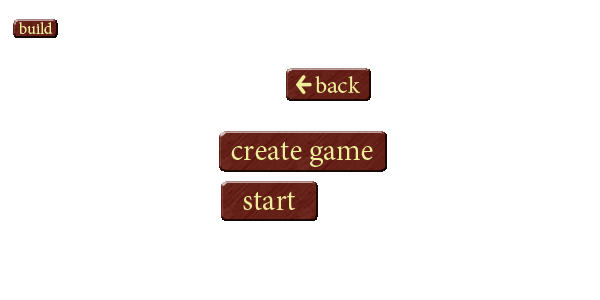
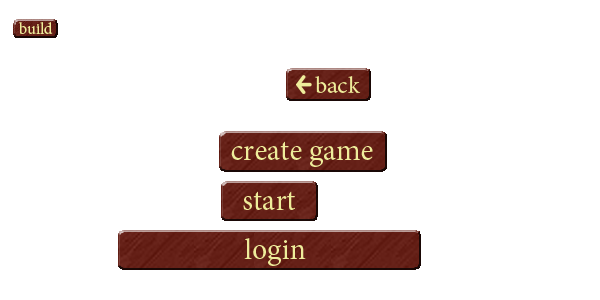
Layers edited between the first and the second 600 x 300 image:
added layer "login copy" above "login" over [118,230,421,270]
added layer "login" above "Layer 13" over [244,238,306,266]
added layer "Layer 13" above "Layer 12" over [118,230,421,270]
